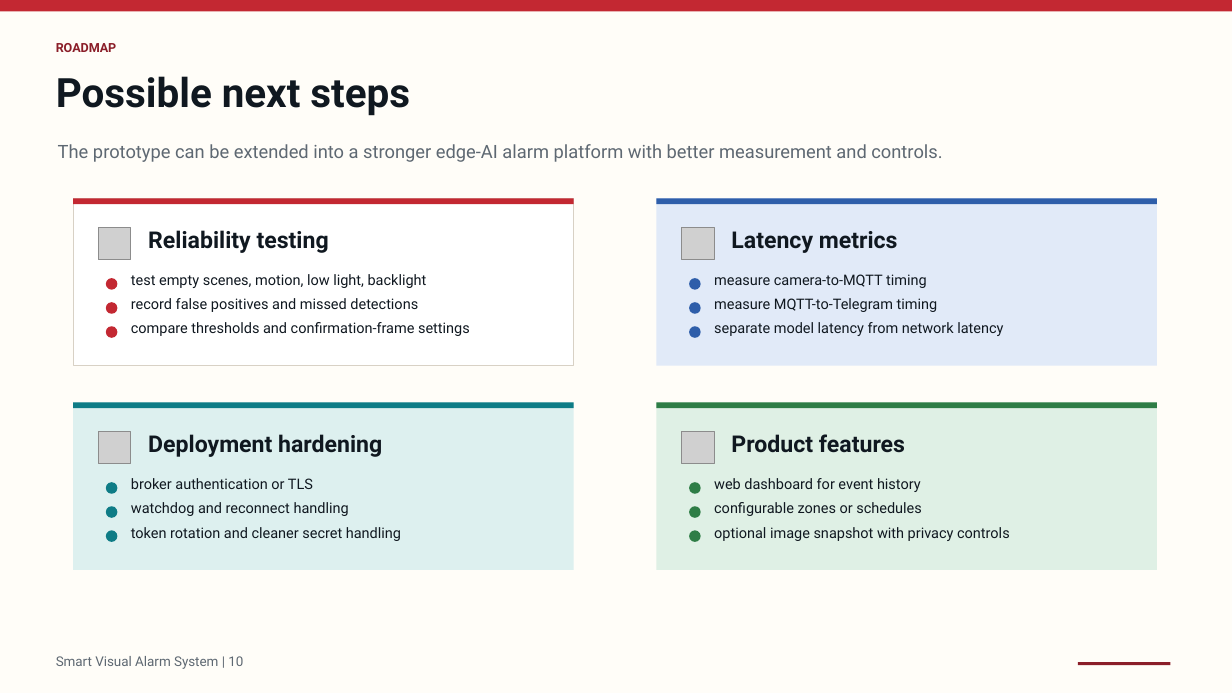
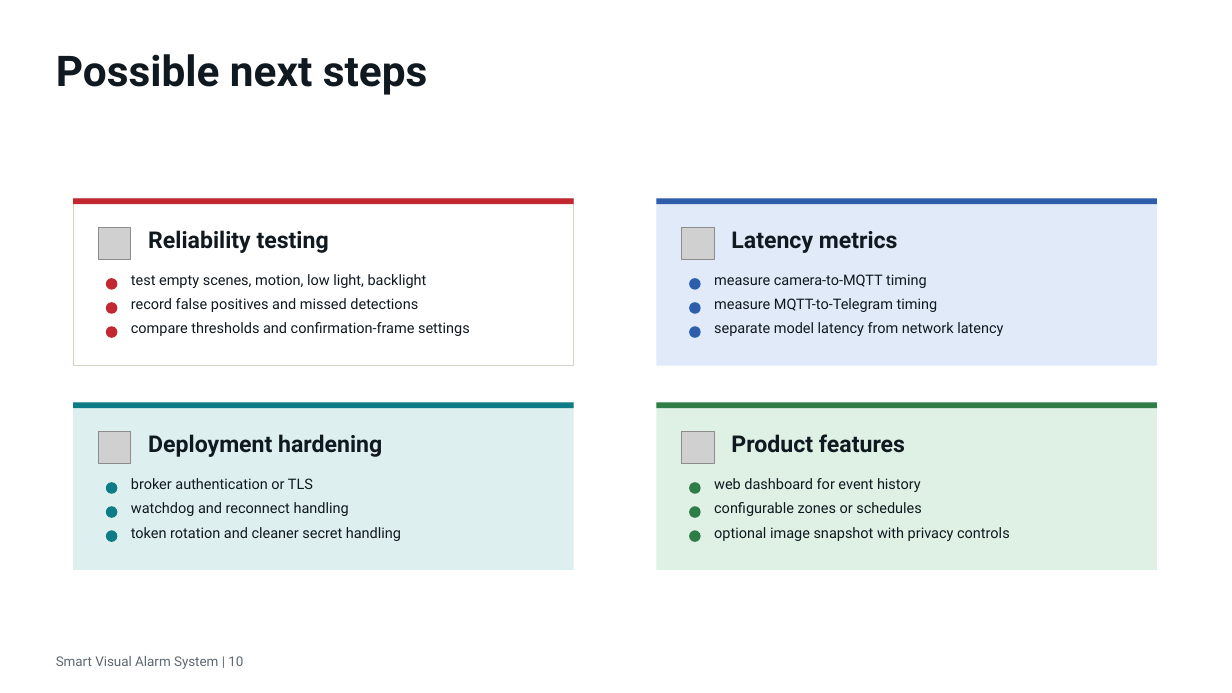
Before and after one commit to ernyei13/iot-project-pedestrian-detector, a slide deck: slide 10 of presentation.pptx. Drawn at 1232x693 pixels with LibreOffice and Linux fonts; fonts in the diff are those of the drawing; grey boxes stand for pictures. Boxes give left, top, right and bottom in pixels: in the first picture for what was removed or moved away, otherwise in the second. Text is boxed around its words. In the diff, an @@ line names an element or a change of style, - is before the commit and + after.

```diff
--- a/presentation.pptx
+++ b/presentation.pptx
@@ rectangle removed at [0,0,1232,693] @@
@@ rectangle removed at [0,0,1232,11] @@
@@ text "Possible next steps": place and size @@
-text "Possible next steps" at [56,76,410,116]
+text "Possible next steps" at [56,54,427,95]
@@ text "Possible next steps" at [56,54,427,95]: size 31.5 to 33 pt @@
@@ text removed at [56,43,117,52] @@
-ROADMAP
@@ text removed at [58,144,942,162] @@
-The prototype can be extended into a stronger edge-AI alarm platform with better measurement and controls.
@@ rectangle removed at [1079,663,1171,665] @@
```
Also in this commit, not shown: 10 other slides changed, 1 slide added, 1 other file.
